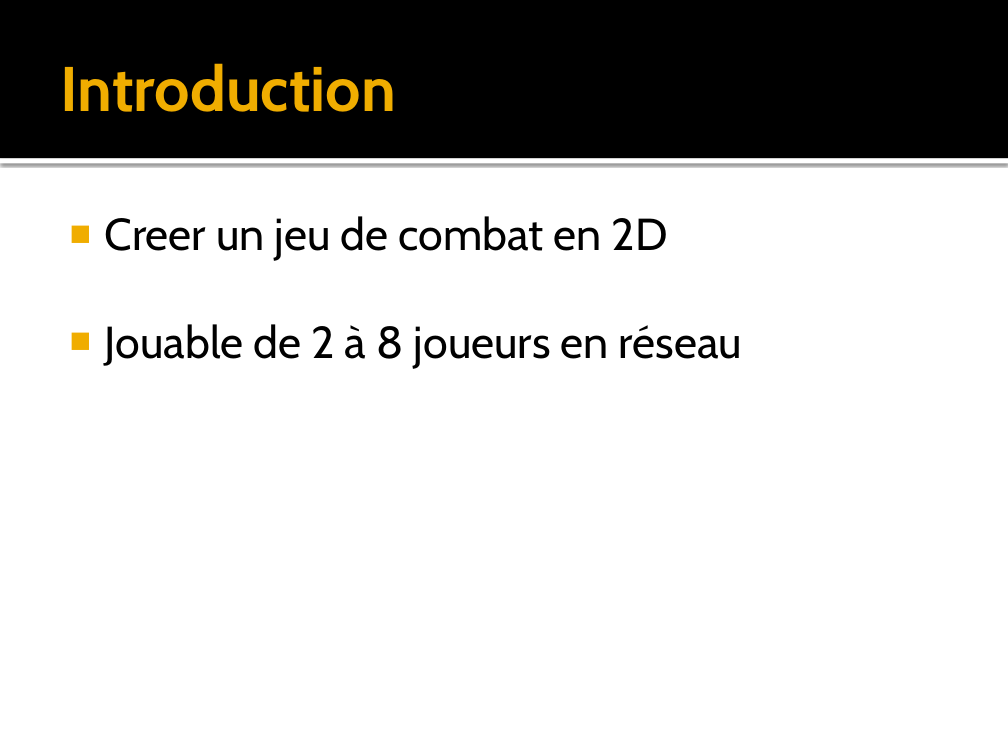
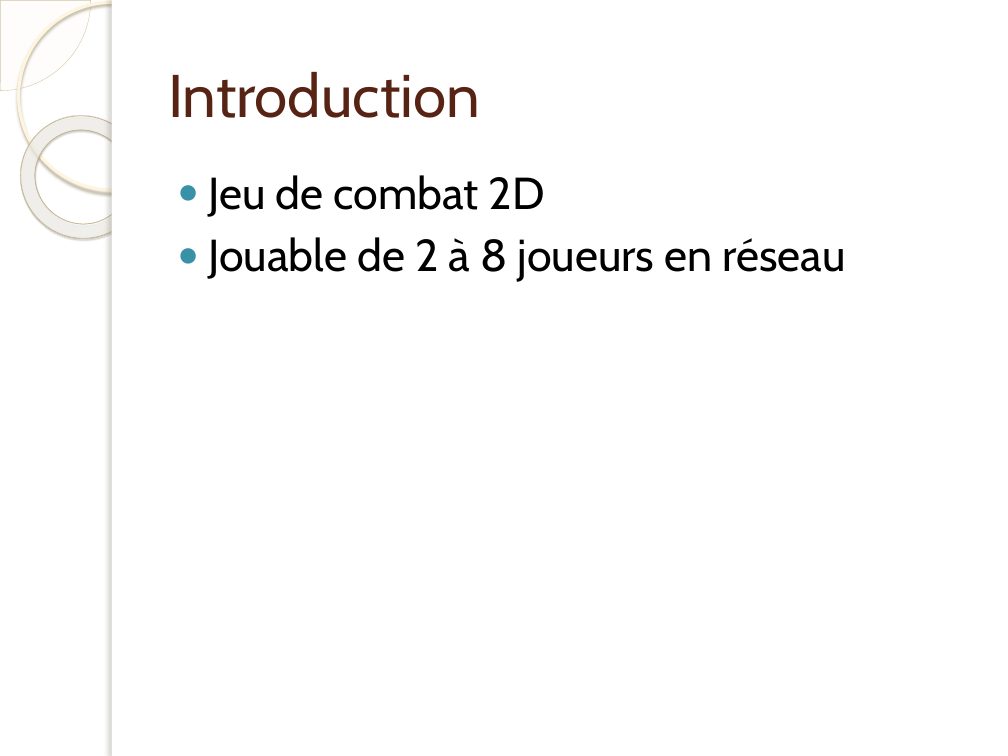
Before and after one commit to jonesbusy/killerbox, a slide deck: slide 3 of Documentation/presentation.pptx. Drawn at 1008x756 pixels with LibreOffice and Linux fonts; fonts in the diff are those of the drawing; background and template pictures are left out. Boxes give left, top, right and bottom in pixels: in the first picture for what was removed or moved away, otherwise in the second. Text is boxed around its words. In the diff, an @@ line names an element or a change of style, - is before the commit and + after.

```diff
--- a/Documentation/presentation.pptx
+++ b/Documentation/presentation.pptx
@@ rectangle removed at box(0, 0, 1008, 158) @@
@@ pie slice (boxed as its full ellipse) added at box(0, 0, 91, 91), fill #FEFAF4 at 33% opacity, outline #D3C39F 0.25 pt @@
@@ ellipse added at box(18, 2, 206, 190), outline #FFF5DE 2.15 pt @@
@@ rectangle added at box(112, 0, 1008, 756), fill #FFFFFF @@
@@ rectangle added at box(112, 0, 120, 756), fill #FFFFFF @@
@@ title "Introduction": place and size @@
-title "Introduction" at box(60, 63, 396, 112)
+title "Introduction" at box(168, 72, 480, 118)
@@ title "Introduction" at box(168, 72, 480, 118): size 45 to 43 pt, text colour #F0AD00 to #572314, bold off @@
@@ donut added at box(0, 91, 169, 263), fill gradient #FFFCF6 to #FFFEFB to #F0D28E, outline #C7B893 0.58 pt @@
@@ rectangle removed at box(0, 158, 1008, 163) @@
@@ text "Jeu de combat 2D": place and size @@
-text "Jeu de combat 2D" at box(105, 216, 742, 368)
+text "Jeu de combat 2D" at box(209, 175, 846, 281)
@@ text at box(209, 175, 545, 217): text changed @@
-■ Creer un jeu de combat en 2D
+● Jeu de combat 2D
@@ text at box(209, 237, 846, 281): bullet ■ to ●; more space between paragraphs; bullet colour #F0AD00 to #3891A7 @@
```
Also in this commit, not shown: 3 other slides changed, 9 slides added, 7 slides removed.
